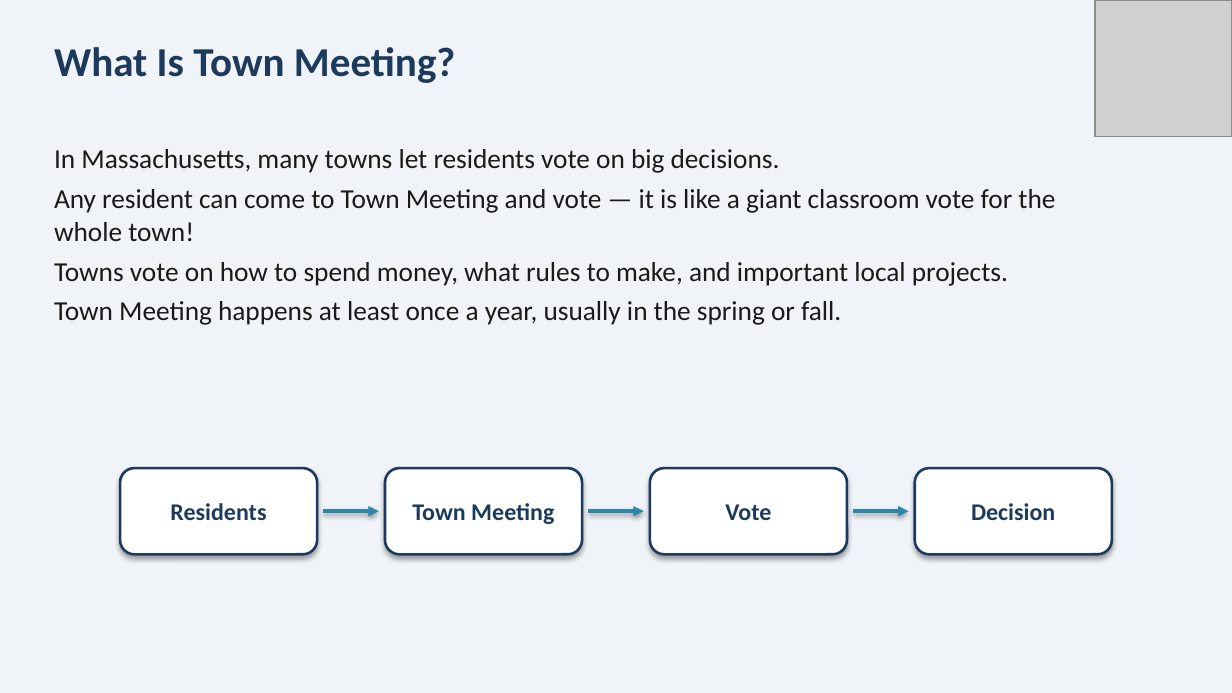
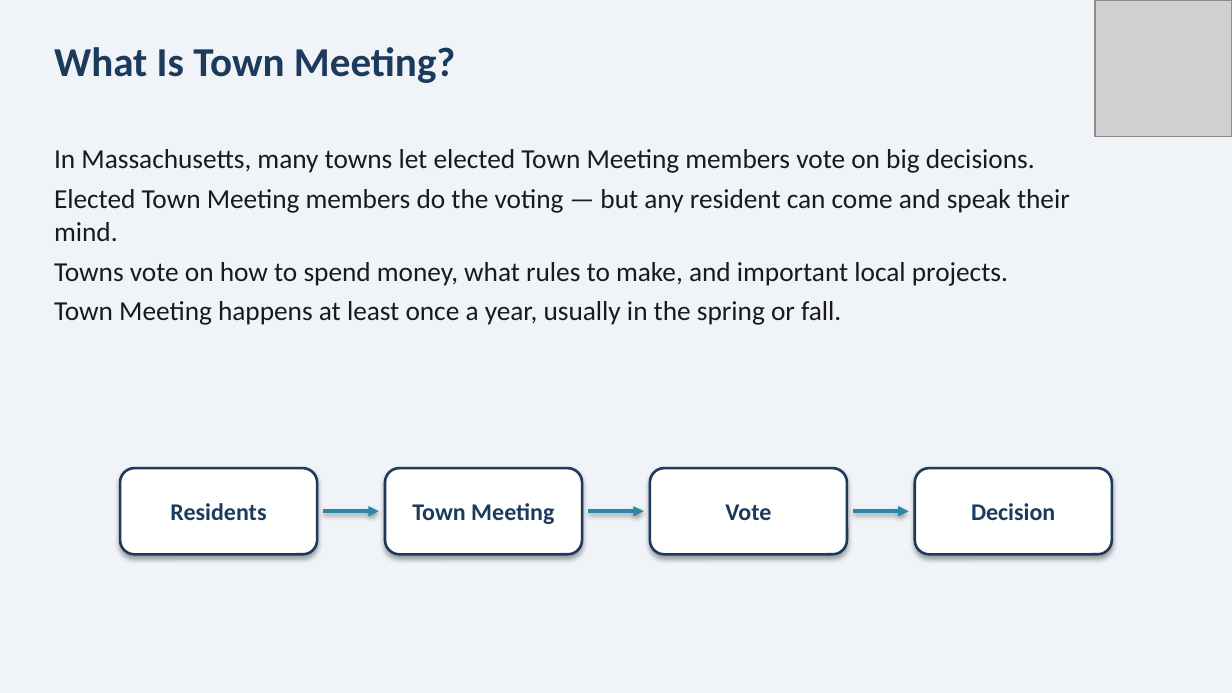
Before and after one commit to connectjeff/natick-curriculum, a slide deck: slide 2 of Town_Meeting_Video_Slides.pptx. Drawn at 1232x693 pixels with LibreOffice and Linux fonts; fonts in the diff are those of the drawing; grey boxes stand for pictures. Boxes give left, top, right and bottom in pixels: in the first picture for what was removed or moved away, otherwise in the second. Text is boxed around its words. In the diff, an @@ line names an element or a change of style, - is before the commit and + after.

Commit message:
Fix factual error: only elected Town Meeting members vote, but any resident may speak

```diff
--- a/Town_Meeting_Video_Slides.pptx
+++ b/Town_Meeting_Video_Slides.pptx
@@ text at (x1=54, y1=149, x2=1070, y2=241): text changed @@
-In Massachusetts, many towns let residents vote on big decisions.
-Any resident can come to Town Meeting and vote — it is like a giant classroom vote for the whole town!
+In Massachusetts, many towns let elected Town Meeting members vote on big decisions.
+Elected Town Meeting members do the voting — but any resident can come and speak their mind.
```
Also in this commit, not shown: 4 other files.
